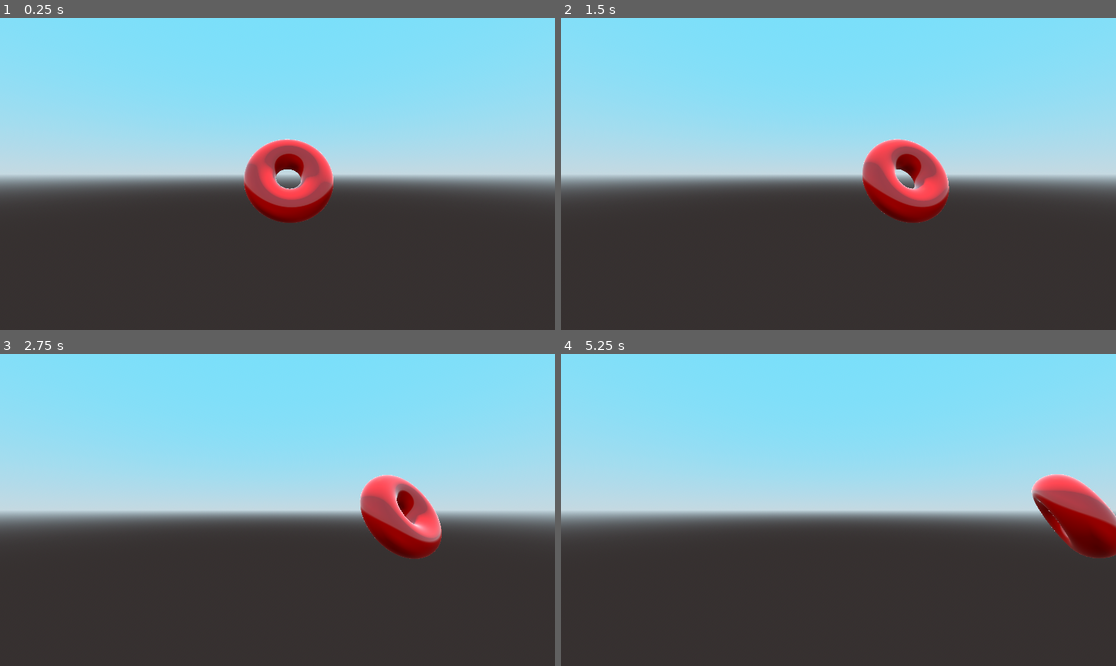
Above: before the commit, frames 1-4 (two rows, left to right).
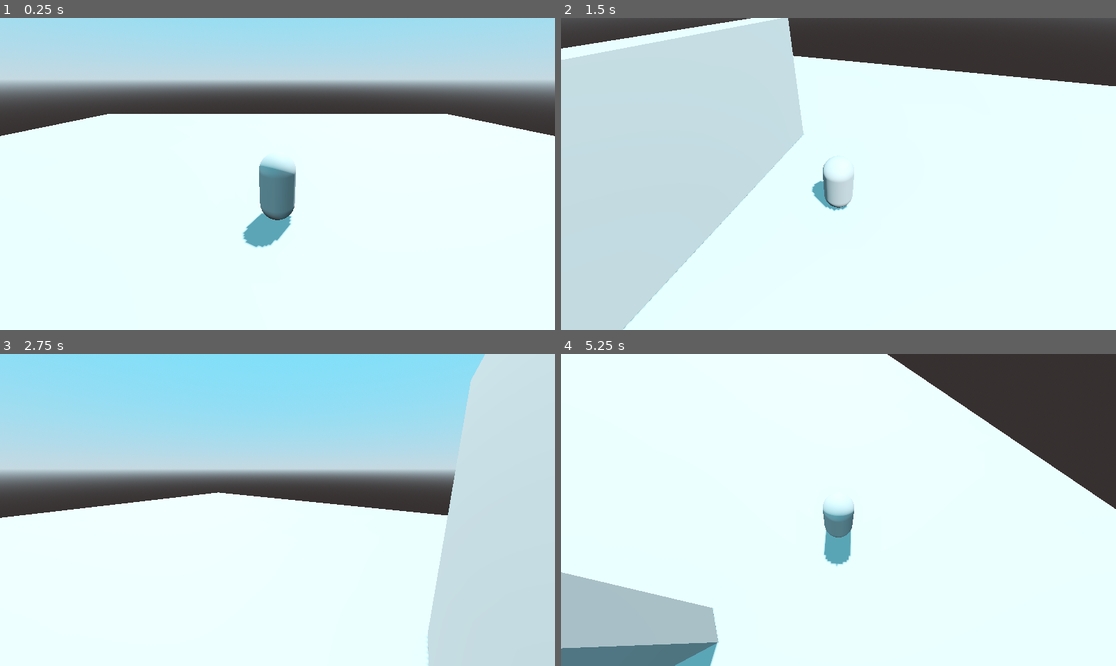
Above: after the commit, the same moments.

Repository: Justiceleeg/godot-botw
Game: Godot game, scene res://scenes/levels/level.tscn
Same seed, same stepped clock (60 frames per second), same inputs: the game is played once before the commit and once after it.
Inputs (mouse positions are in pixels of both pictures, inside the frame that each line leads up to):
- Up to frame 1 (0.25 s): no input
- Up to frame 2 (1.5 s): move the mouse to (960, 158) at 0.52 s; hold D (right) 0.53-1.28 s; hold Ctrl (run) 0.53-1.28 s; tap Space (jump) at 0.77, 0.8, 1.07, 1.35 s; move the mouse to (727, 189) at 1.27 s; hold S (backward) from 1.28 s (still down)
- Up to frame 3 (2.75 s): tap Space (jump) at 1.52, 1.82, 2.3 s; tap Ctrl (run) at 1.55 s; move the mouse to (333, 441) at 2.02 s; release S (backward) at 2.03 s; hold D (right) from 2.03 s (still down); hold Ctrl (run) from 2.03 s (still down)
- Up to frame 4 (5.25 s): move the mouse to (810, 572) at 2.77 s; release D (right) at 2.78 s; release Ctrl (run) at 2.78 s; hold W (forward) 2.78-3.53 s; tap Ctrl (run) at 2.85, 4.35 s; tap Space (jump) at 3.02, 3.32, 3.6, 3.77, 4.07, 4.52, 4.82 s; move the mouse to (1005, 556) at 3.52 s; hold A (left) 3.53-5.03 s; move the mouse to (672, 463) at 4.27 s; move the mouse to (866, 510) at 5.02 s; hold S (backward) from 5.03 s (still down); hold Ctrl (run) from 5.03 s (still down)

The runs differ from the first frame. In frame 1, 100% of the frame differs, in the area x 0-100%, y 0-100%; in frame 2, 96%; in frame 3, 76%; in frame 4, 100%.

Commit message:
player movement
https://www.youtube.com/watch?v=AoGOIiBo4Eg&t=5560

Diff:
--- a/mesh_instance_3d_2.gd
+++ /dev/null
@@ -1,8 +0,0 @@
-extends MeshInstance3D
-
-func _ready() -> void:
-	print(mesh.surface_get_material(0))
-
-func _physics_process(delta: float) -> void:
-	rotation_degrees += Vector3(0,delta*10,0)
-	position += Vector3(delta,0,0)
--- /dev/null
+++ b/scenes/entities/player/camera_controller.gd
@@ -0,0 +1,22 @@
+extends Node3D
+
+@export var is_inverted := true
+@export var min_limit_x: float
+@export var max_limit_x: float
+@export var horizontal_acceleration := 2.0
+@export var vertical_acceleration := 1.0
+@export var mouse_acceleration := 0.005
+
+#func _process(delta: float) -> void:
+	#var joy_dir = Input.get_vector("pan_left", "pan_right", "pan_up", "pan_down")
+	#rotate_from_vector(joy_dir * delta * Vector2(horizontal_acceleration, vertical_acceleration))
+
+func _input(event: InputEvent) -> void:
+	if event is InputEventMouseMotion:
+		rotate_from_vector(event.relative * mouse_acceleration)
+
+func rotate_from_vector(v: Vector2) -> void:
+	if v.length() == 0: return
+	rotation.y += v.x * (-1 if is_inverted else 1)
+	rotation.x -= v.y
+	rotation.x = clamp(rotation.x, min_limit_x, max_limit_x)
--- /dev/null
+++ b/scenes/entities/player/camera_controller.tscn
@@ -0,0 +1,14 @@
+[gd_scene load_steps=3 format=3 uid="uid://by6ed4ipvtwkt"]
+
+[ext_resource type="Script" path="res://scenes/entities/player/camera_controller.gd" id="1_lt2i1"]
+
+[sub_resource type="SphereShape3D" id="SphereShape3D_w77cm"]
+
+[node name="CameraController" type="SpringArm3D"]
+shape = SubResource("SphereShape3D_w77cm")
+spring_length = 6.5
+script = ExtResource("1_lt2i1")
+
+[node name="Camera3D" type="Camera3D" parent="."]
+transform = Transform3D(1, 0, 0, 0, 1, 0, 0, 0, 1, 0, 0, 0)
+current = true
--- /dev/null
+++ b/scenes/entities/player/player.gd
@@ -0,0 +1,48 @@
+extends CharacterBody3D
+
+#jump
+@export var jump_height : float = 2.25
+@export var jump_time_to_peak : float = 0.4
+@export var jump_time_to_descent : float = 0.3
+
+@onready var jump_velocity : float = ((2.0 * jump_height) / jump_time_to_peak) * -1.0
+@onready var jump_gravity : float = ((-2.0 * jump_height) / (jump_time_to_peak ** 2)) * -1.0
+@onready var fall_gravity : float = ((-2.0 * jump_height) / (jump_time_to_descent ** 2)) * -1.0
+# source: https://youtu.be/IOe1aGY6hXA?feature=shared
+
+@export var base_speed := 4.0
+@export var run_speed := 6.0
+
+@onready var camera: Node3D = $CameraController/Camera3D
+
+var movement_input := Vector2.ZERO
+
+func _physics_process(delta: float) -> void:
+	move_logic(delta)
+	jump_logic(delta)
+	move_and_slide()
+
+func move_logic(delta: float) -> void:
+	movement_input = Input.get_vector("left", "right", "forward", "backward").rotated(-camera.global_rotation.y)
+	var vel_2d = Vector2(velocity.x, velocity.z)
+	var is_running: bool = Input.is_action_pressed("run")
+
+	if movement_input != Vector2.ZERO:
+		var speed = run_speed if is_running else base_speed
+
+		vel_2d += movement_input * speed * delta
+		vel_2d = vel_2d.limit_length(speed)
+	else:
+		vel_2d = vel_2d.move_toward(Vector2.ZERO, base_speed * 4.0 * delta)
+
+	velocity.x = vel_2d.x
+	velocity.z = vel_2d.y
+
+
+func jump_logic(delta: float) -> void:
+	if is_on_floor() and Input.is_action_just_pressed("jump"):
+		velocity.y = -jump_velocity
+	#if Input.is_action_just_released("jump"):
+		#velocity.y = 0.0
+	var gravity = jump_gravity if velocity.y > 0.0 else fall_gravity
+	velocity.y -= gravity * delta
--- /dev/null
+++ b/scenes/entities/player/player.tscn
@@ -0,0 +1,24 @@
+[gd_scene load_steps=5 format=3 uid="uid://cltwjk0rfrcsa"]
+
+[ext_resource type="Script" path="res://scenes/entities/player/player.gd" id="1_dfxud"]
+[ext_resource type="PackedScene" uid="uid://by6ed4ipvtwkt" path="res://scenes/entities/player/camera_controller.tscn" id="2_b23f1"]
+
+[sub_resource type="CapsuleMesh" id="CapsuleMesh_p7rbo"]
+
+[sub_resource type="CapsuleShape3D" id="CapsuleShape3D_e8hk1"]
+
+[node name="Player" type="CharacterBody3D"]
+script = ExtResource("1_dfxud")
+
+[node name="MeshInstance3D" type="MeshInstance3D" parent="."]
+transform = Transform3D(1, 0, 0, 0, 1, 0, 0, 0, 1, 0, 1, 0)
+mesh = SubResource("CapsuleMesh_p7rbo")
+
+[node name="CollisionShape3D" type="CollisionShape3D" parent="."]
+transform = Transform3D(1, 0, 0, 0, 1, 0, 0, 0, 1, 0, 1, 0)
+shape = SubResource("CapsuleShape3D_e8hk1")
+
+[node name="CameraController" parent="." instance=ExtResource("2_b23f1")]
+transform = Transform3D(1, 0, 0, 0, 0.906308, 0.422618, 0, -0.422618, 0.906308, 0, 1.4, 0)
+min_limit_x = -1.8
+max_limit_x = -0.2
--- a/scenes/levels/level.tscn
+++ b/scenes/levels/level.tscn
@@ -1,6 +1,6 @@
 [gd_scene load_steps=7 format=3 uid="uid://bugokch404tmn"]
 
-[ext_resource type="Script" path="res://mesh_instance_3d_2.gd" id="1_pg4ur"]
+[ext_resource type="PackedScene" uid="uid://cltwjk0rfrcsa" path="res://scenes/entities/player/player.tscn" id="1_3u1fr"]
 
 [sub_resource type="ProceduralSkyMaterial" id="ProceduralSkyMaterial_8ue03"]
 sky_top_color = Color(0.367554, 0.773052, 0.958684, 1)
@@ -17,13 +17,11 @@
 tonemap_mode = 2
 glow_enabled = true
 
-[sub_resource type="StandardMaterial3D" id="StandardMaterial3D_ntsvi"]
-albedo_color = Color(1, 0, 0, 1)
-roughness = 0.0
+[sub_resource type="BoxShape3D" id="BoxShape3D_kc6s2"]
+size = Vector3(40, 0.5, 40)
 
-[sub_resource type="TorusMesh" id="TorusMesh_y4wxn"]
-material = SubResource("StandardMaterial3D_ntsvi")
-inner_radius = 0.283
+[sub_resource type="BoxShape3D" id="BoxShape3D_4vbsv"]
+size = Vector3(10, 10, 1)
 
 [node name="Level" type="Node3D"]
 
@@ -34,10 +32,26 @@
 transform = Transform3D(-0.866023, -0.433016, 0.250001, 0, 0.499998, 0.866027, -0.500003, 0.749999, -0.43301, 0, 0, 0)
 shadow_enabled = true
 
-[node name="Camera3D" type="Camera3D" parent="."]
-transform = Transform3D(1, 0, 0, 0, 1, 0, 0, 0, 1, 0, 1.2969, 4.56711)
+[node name="Node3D" type="Node3D" parent="."]
 
-[node name="MeshInstance3D2" type="MeshInstance3D" parent="."]
-transform = Transform3D(1, 0, 0, 0, 0.464177, -0.885742, 0, 0.885742, 0.464177, 0, 1.19905, 0)
-mesh = SubResource("TorusMesh_y4wxn")
-script = ExtResource("1_pg4ur")
+[node name="Player" parent="Node3D" instance=ExtResource("1_3u1fr")]
+
+[node name="Environment" type="Node3D" parent="."]
+
+[node name="StaticBody3D" type="StaticBody3D" parent="Environment"]
+transform = Transform3D(1, 0, 0, 0, 1, 0, 0, 0, 1, 0, -0.25, 0)
+
+[node name="CSGBox3D" type="CSGBox3D" parent="Environment/StaticBody3D"]
+size = Vector3(40, 0.5, 40)
+
+[node name="CollisionShape3D" type="CollisionShape3D" parent="Environment/StaticBody3D"]
+shape = SubResource("BoxShape3D_kc6s2")
+
+[node name="StaticBody3D2" type="StaticBody3D" parent="Environment"]
+transform = Transform3D(1, 0, 0, 0, 1, 0, 0, 0, 1, 0, 0, 6.00269)
+
+[node name="CSGBox3D" type="CSGBox3D" parent="Environment/StaticBody3D2"]
+size = Vector3(10, 10, 1)
+
+[node name="CollisionShape3D" type="CollisionShape3D" parent="Environment/StaticBody3D2"]
+shape = SubResource("BoxShape3D_4vbsv")
Not shown, changed: premade/jump_template.txt
